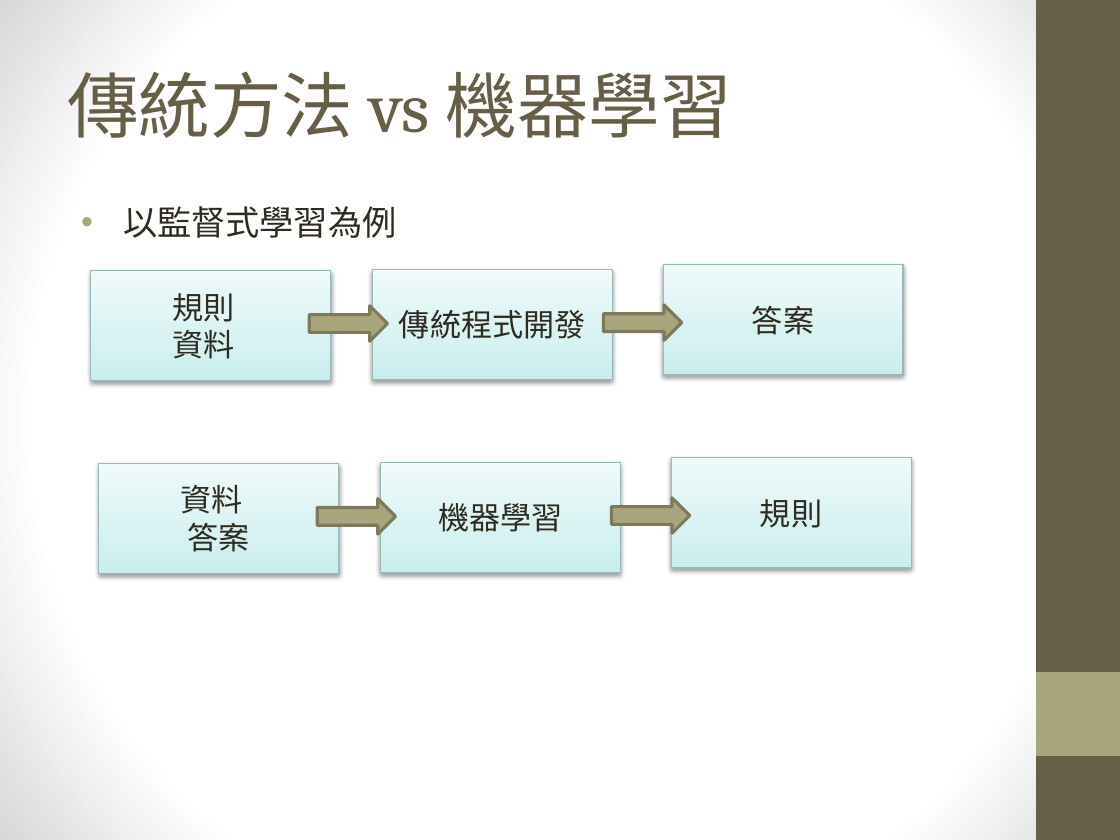
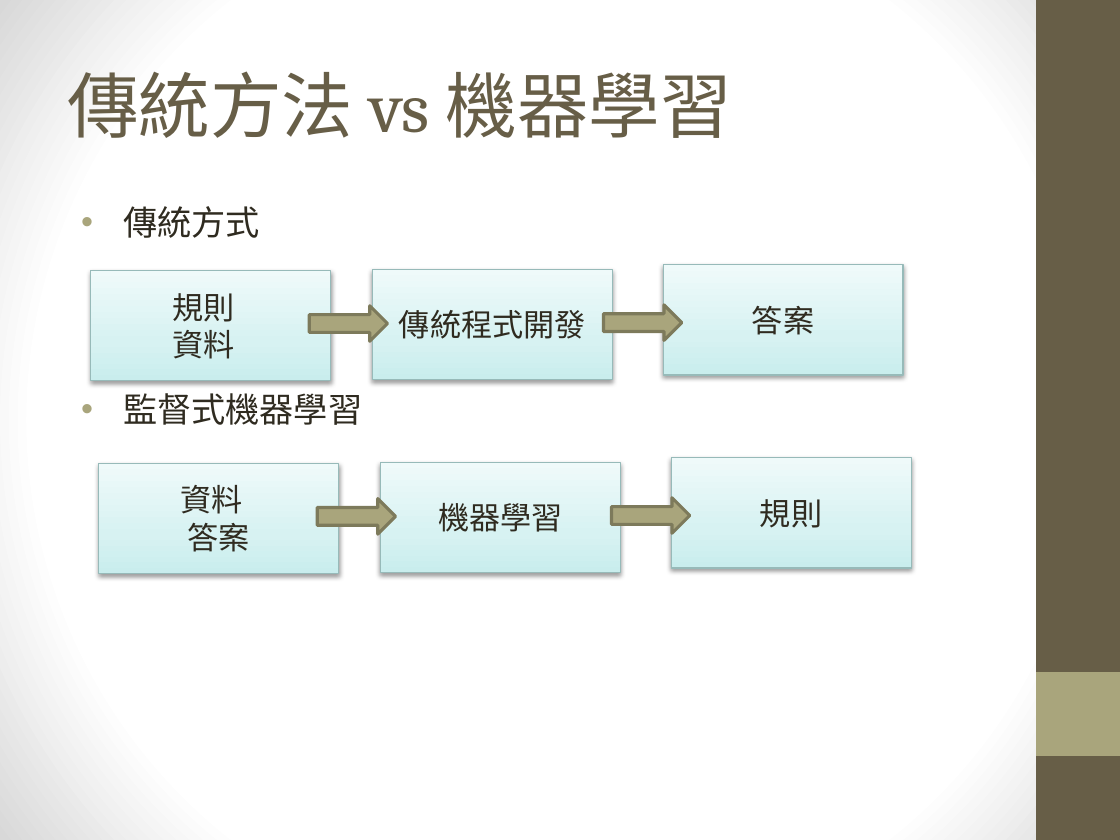
Before and after one commit to maloyang/nkust_202503_nn, a slide deck: slide 12 of nn/01_intro.pptx. Drawn at 1120x840 pixels with LibreOffice and Linux fonts; fonts in the diff are those of the drawing. Boxes give left, top, right and bottom in pixels: in the first picture for what was removed or moved away, otherwise in the second. Text is boxed around its words. In the diff, an @@ line names an element or a change of style, - is before the commit and + after.

```diff
--- a/nn/01_intro.pptx
+++ b/nn/01_intro.pptx
@@ text at (123,206,362,425): text changed @@
-• 以監督式學習為例
+• 傳統方式
+• 監督式機器學習
```
Also in this commit, not shown: 4 other slides changed, 2 slides added, 2 slides removed.
